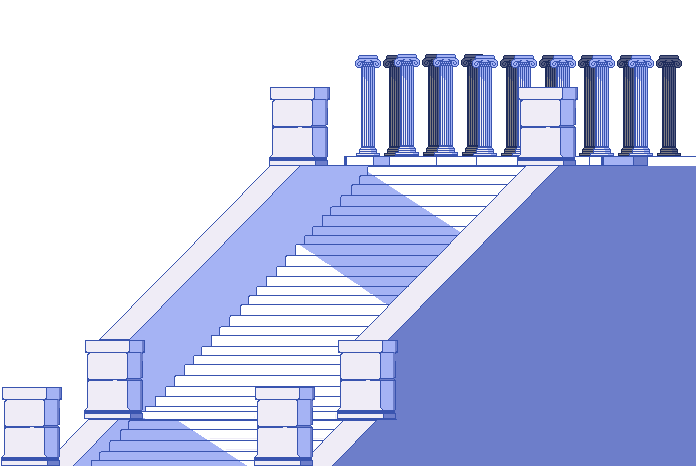
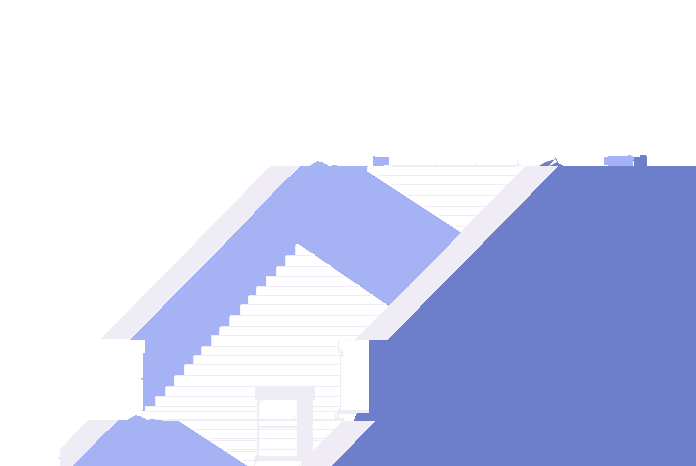
Layers edited between the first and the second 696 × 466 image:
hid "fat columns" (1st of 2), painted on it over box(1, 54, 696, 466)
added group "Color" with 6 layers over box(1, 54, 696, 466)
moved "Layer 39" into group "Color" over box(74, 166, 368, 466)
moved "Layer 38" into group "Color" over box(59, 166, 558, 466)
moved "Layer 37" into group "Color" over box(322, 155, 696, 466)
moved "Layer 41" into group "Color" over box(58, 411, 344, 466)
moved "Layer 40" into group "Color" over box(91, 156, 566, 466)
moved "Layer 3" into group "Color" over box(1, 54, 696, 466)
